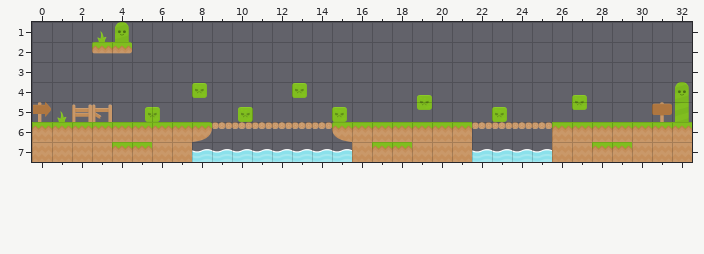
Two versions of a level (Tiled map, assets/level3.tmx). Above: the version before the commit.
Cells are 70x70 px. Shown: x 0..32, y 1..7.
And afterwards:
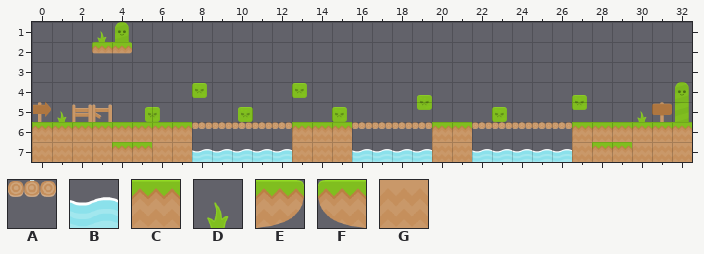
Key: from "mytileset": A 7, B 13, C 23, D 24, E 32, F 33, G 34.
_ is an empty cell.
Changes in this commit:
Layer "BackgroundLayer":
The author put tile B in row 7 at x 16 to 19 and 26.
The author put tile D in row 5 at x 30.
The edit erases tile B in row 7 at x 13 to 15.
Layer "GroundLayer":
Tile C becomes tile A in row 6 at x 16 to 19 and 26.
Tile E becomes tile A in row 6 at x 8.
Tile A becomes tile C in row 6 at x 13 to 14.
Tile F becomes tile C in row 6 at x 15.
The author put tile G in row 7 at x 13 to 15.
The edit erases tile C in row 7 at x 17 to 18.
The edit erases tile G in row 7 at x 16, 19 and 26.
Where, in picture pixels (left, top, right, bottom), the same in both pictures:
added: (637, 111, 647, 122)
changed: (192, 122, 212, 142)
changed: (292, 122, 432, 162)
changed: (552, 122, 572, 162)
